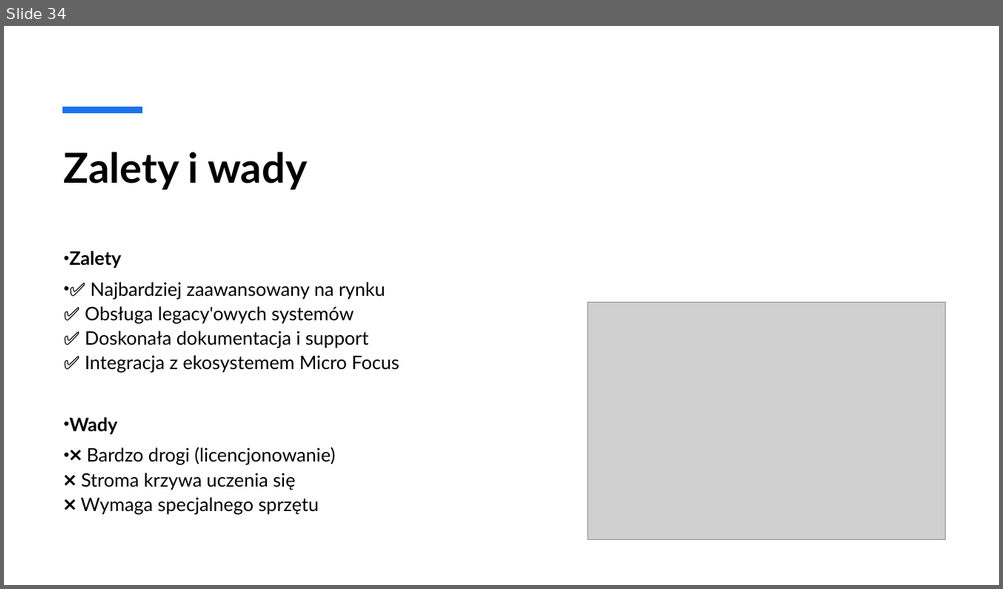
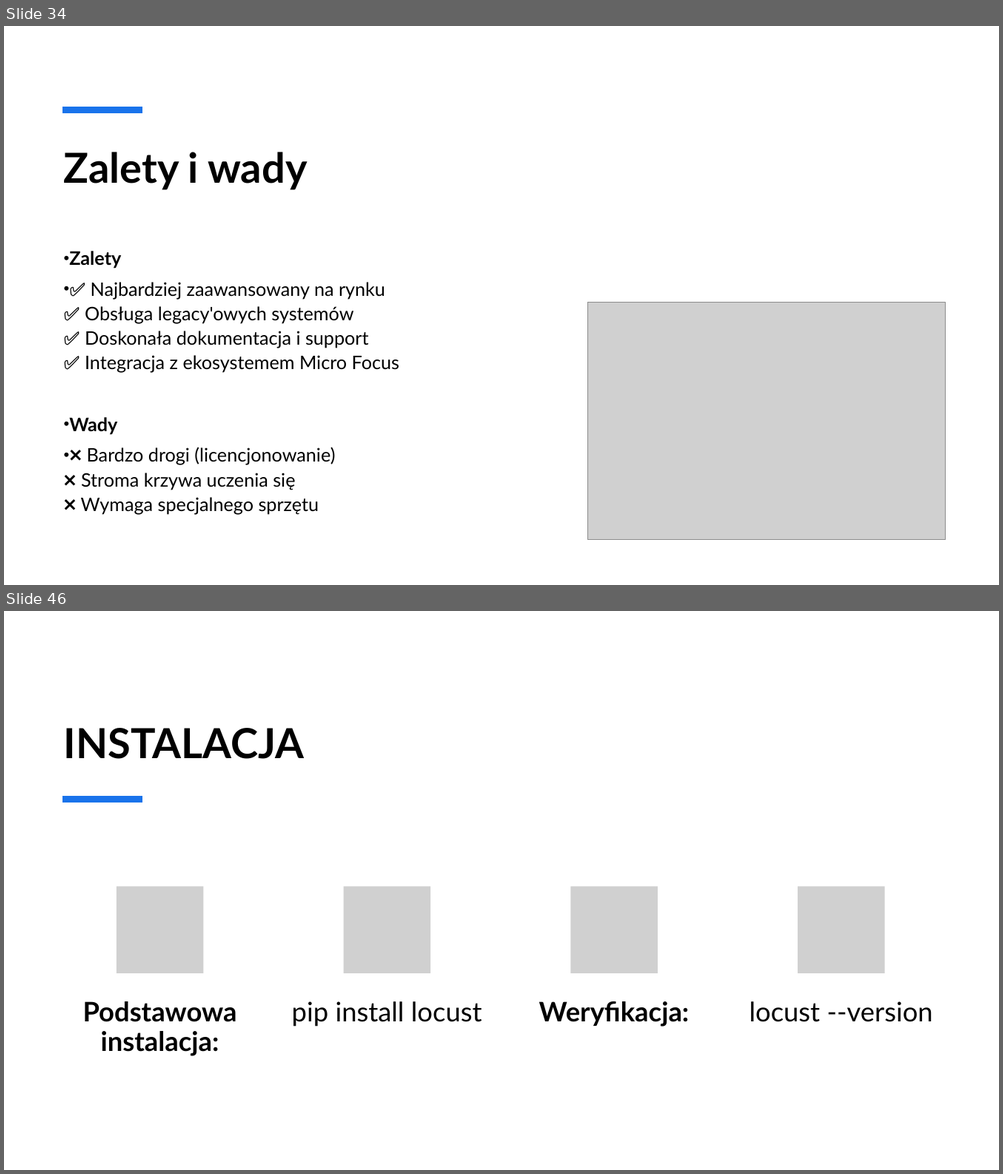
Before and after one commit to gajdaj2/performanceTesting, a slide deck: TestyWydajnosciowe.pptx. Shown one above the other, each under a label of ours: slide 34 before the commit, slides 34 and 46 after it; the slides between them are not shown. The pictures are 1003x589 and 1003x1174 pixels, drawn with LibreOffice and Linux fonts; fonts in the diff are those of the drawing; grey boxes stand for pictures. Boxes give left, top, right and bottom in pixels: in the first picture for what was removed or moved away, otherwise in the second. Text is boxed around its words. In the diff, an @@ line names an element or a change of style, - is before the commit and + after.

Commit message:
Locust ready

```diff
--- a/TestyWydajnosciowe.pptx
+++ b/TestyWydajnosciowe.pptx
@@ slide 46 added at bbox=[4, 611, 999, 1170], background #FFFFFF @@
@@ title added at bbox=[64, 728, 304, 759], 40 pt, text #000000, bold @@
+INSTALACJA
@@ line added from (62, 799) to (142, 799), #1973EB 6 pt @@
@@ group added at bbox=[83, 886, 933, 1056]: 4 pictures, 4 texts @@
+Podstawowa instalacja:
+pip install locust
+Weryfikacja:
+locust --version
```
Also in this commit, not shown: 18 slides changed, 14 other slides added, 1 other file.
